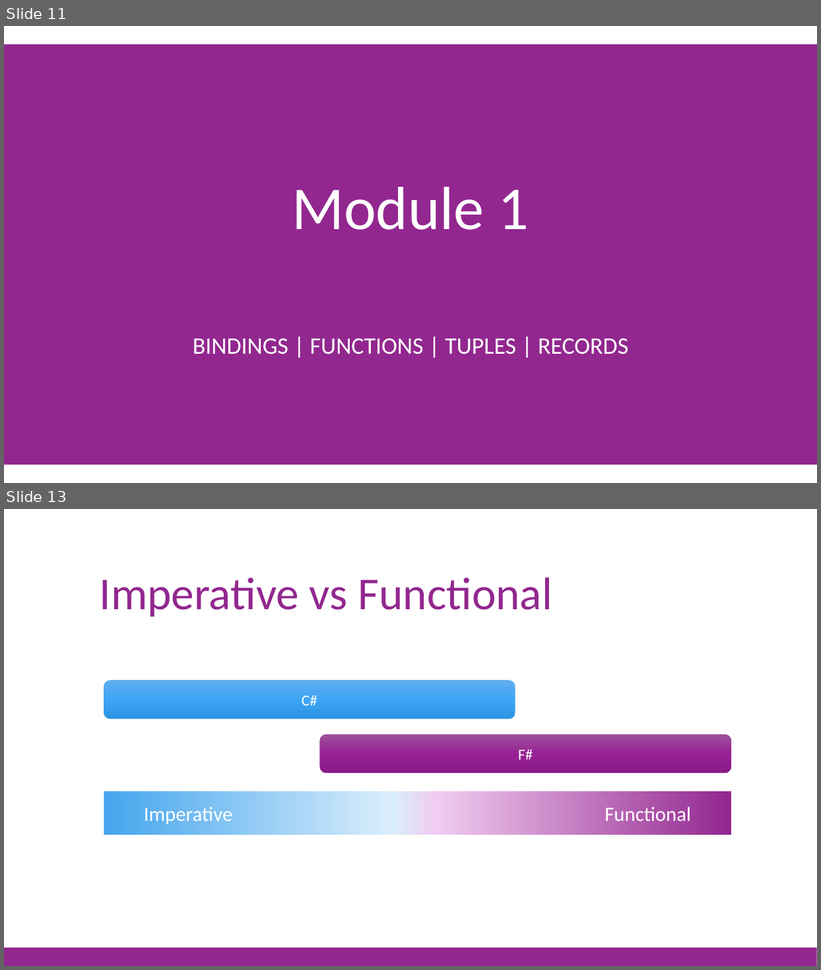
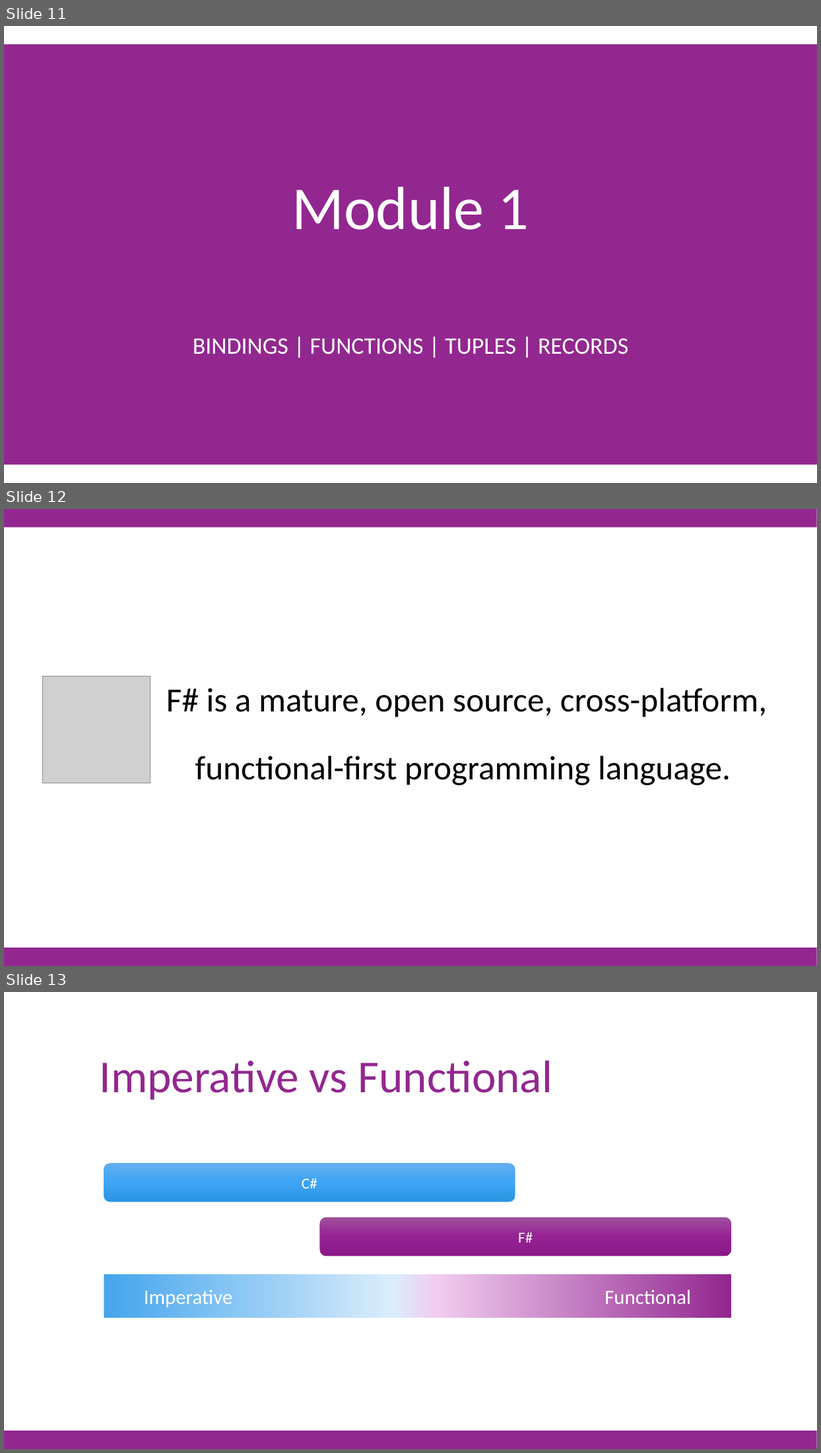
Before and after one commit to jorgef/fsharpworkshop, a slide deck: FSharpWorkshop_Slides.pptx. Shown one above the other, each under a label of ours: slides 11 and 13 before the commit, slides 11, 12 and 13 after it; the slides between them are not shown. The pictures are 821x970 and 821x1453 pixels, drawn with LibreOffice and Linux fonts; fonts in the diff are those of the drawing; grey boxes stand for pictures. Boxes give left, top, right and bottom in pixels: in the first picture for what was removed or moved away, otherwise in the second. Text is boxed around its words. In the diff, an @@ line names an element or a change of style, - is before the commit and + after.

```diff
--- a/FSharpWorkshop_Slides.pptx
+++ b/FSharpWorkshop_Slides.pptx
@@ slide 12 added at <box>4,509,817,966</box>, background #FFFFFF; not listed: 1 template element that a slide beside it also shows @@
@@ rectangle added at <box>4,509,817,527</box>, fill #92278F @@
@@ picture added at <box>42,676,150,784</box> @@
@@ text added at <box>166,688,767,786</box>, 40 pt, text #000000 @@
+F# is a mature, open source, cross-platform, functional-first programming language.
```
Also in this commit, not shown: 10 slides changed, 5 slides removed, 1 other file.
